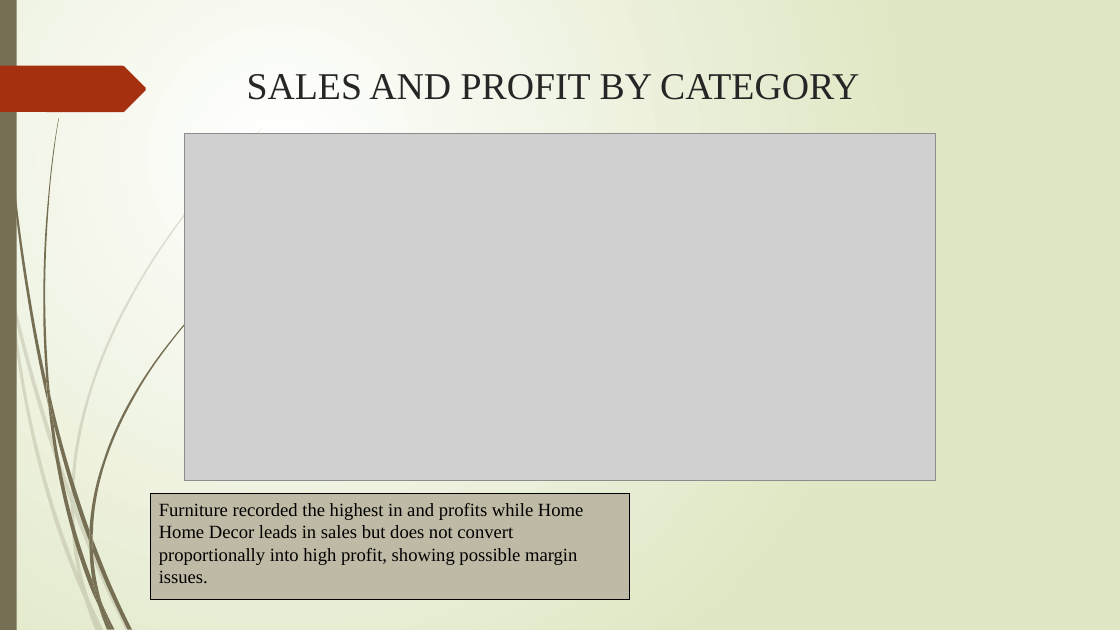
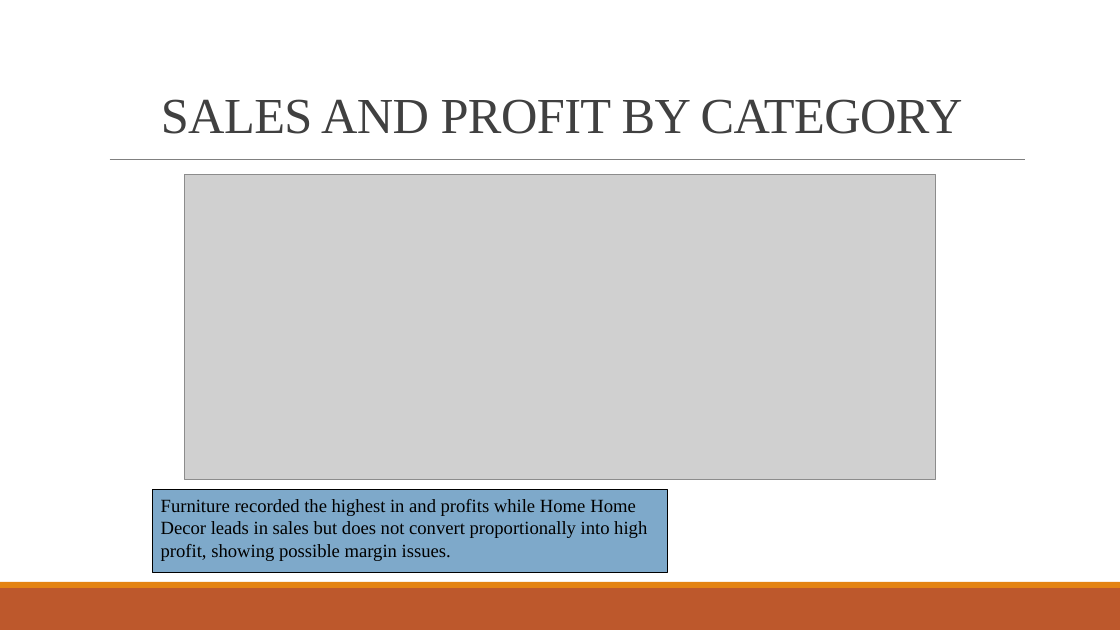
Before and after one commit to raphaelayerteyfloku1-bot/retail-sales-data-analysis, a slide deck: slide 7 of presentation.pptx (slide 6 before the commit). Drawn at 1120x630 pixels with LibreOffice and Linux fonts; fonts in the diff are those of the drawing; grey boxes stand for pictures. Boxes give left, top, right and bottom in pixels: in the first picture for what was removed or moved away, otherwise in the second. Text is boxed around its words. In the diff, an @@ line names an element or a change of style, - is before the commit and + after.

```diff
--- a/presentation.pptx
+++ b/presentation.pptx
@@ background gradient #FFFFFF to #DFE8C4 to #FFFFFF @@
@@ rectangle removed at <box>0,0,17,630</box> @@
@@ freeform shape removed at <box>0,66,146,112</box> @@
@@ title "SALES AND PROFIT BY CATEGORY": place and size @@
-title "SALES AND PROFIT BY CATEGORY" at <box>247,74,859,100</box>
+title "SALES AND PROFIT BY CATEGORY" at <box>161,99,963,134</box>
@@ title "SALES AND PROFIT BY CATEGORY" at <box>161,99,963,134</box>: size 32.4 to 43.2 pt, text colour #262626 to #404040, letter spacing 0 to -0.5 pt; line spacing 1 to 0.85; vertical alignment top to bottom @@
@@ line added from (110, 160) to (1026, 160), #808080 0.5 pt @@
@@ picture: place and size @@
-picture at <box>184,134,935,481</box>
+picture at <box>184,175,935,480</box>
@@ rectangle "Furniture recorded the highest in ...": place and size @@
-rectangle "Furniture recorded the highest in ..." at <box>150,494,629,599</box>
+rectangle "Furniture recorded the highest in ..." at <box>152,490,667,573</box>
@@ rectangle "Furniture recorded the highest in ..." at <box>152,490,667,573</box>: fill #BFBAA5 to #7EA9CA @@
@@ rectangle added at <box>0,588,1120,630</box>, fill #BD582C @@
@@ rectangle added at <box>0,582,1120,588</box>, fill #E48312 @@
@@ group removed at <box>0,129,262,630</box>: 10 freeform shapes @@
@@ group removed at <box>3,0,218,630</box>: 12 freeform shapes @@
```
Also in this commit, not shown: 20 other slides changed, 6 slides added, 2 slides removed.
